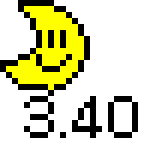
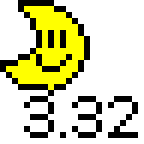
Layer changes from the first 144x144 image to the second:
added layer "3.32" in group "3.XX" over box(72, 96, 138, 138)
hid "3.40" over box(72, 96, 138, 138)
